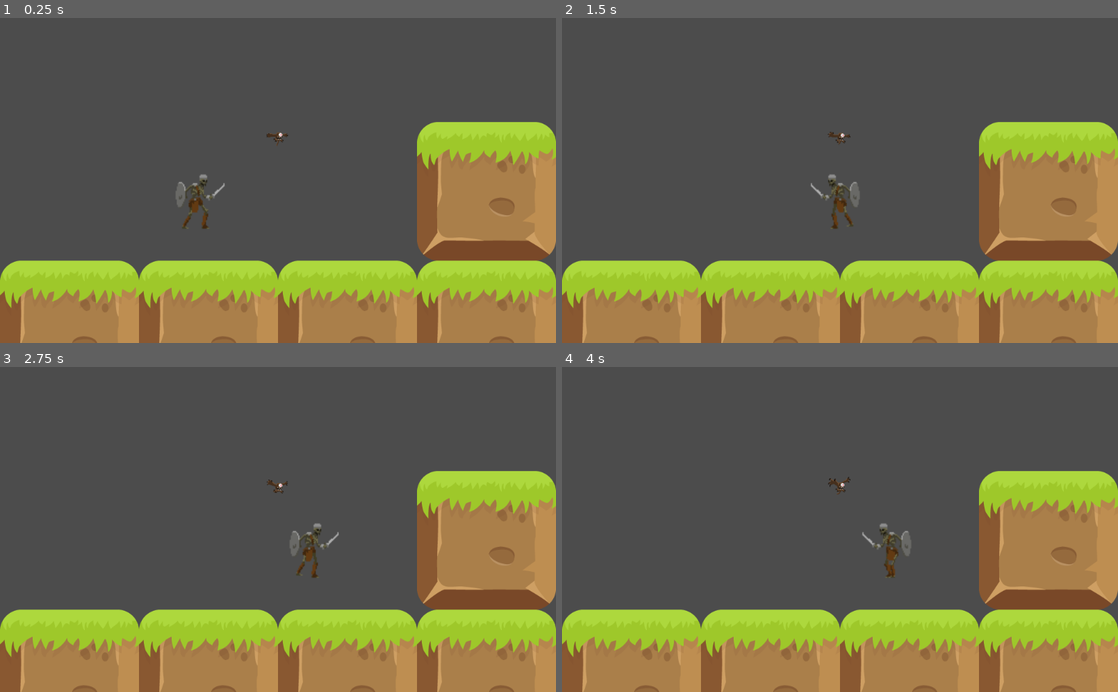
Above: before the commit, frames 1-4 (two rows, left to right).
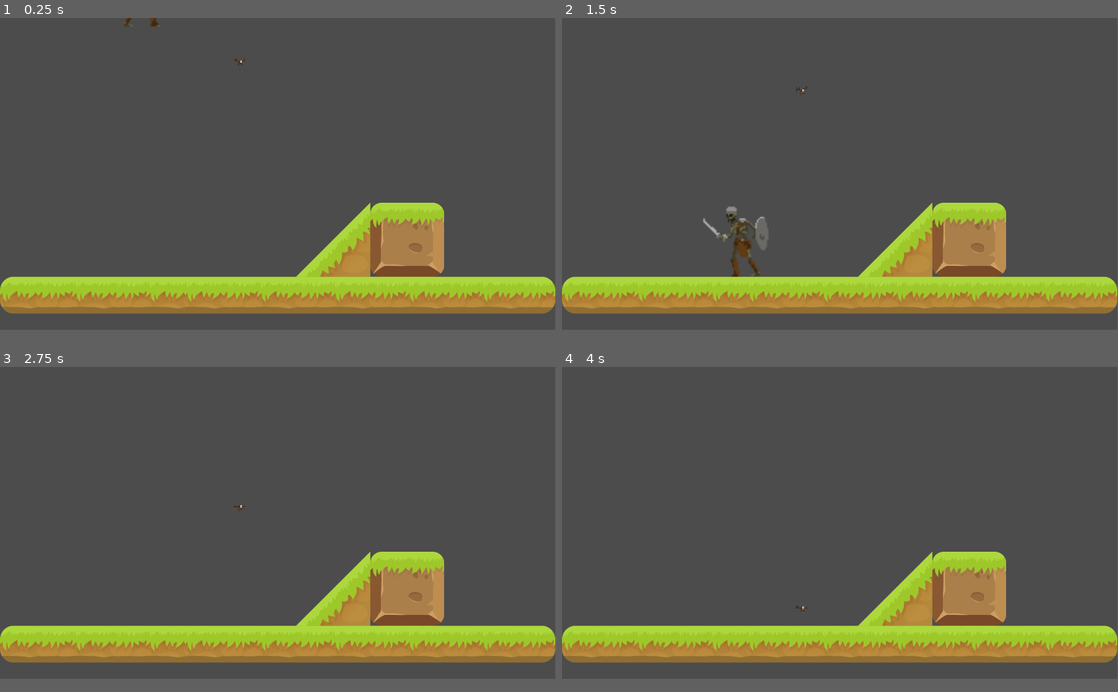
Above: after the commit, the same moments.

Repository: scottmpowell/701gameProject
Game: Godot game, scene res://Scenes/Game.tscn
The game is run twice, just before and just after one commit, with the same random seed, the same clock (stepped at 60 frames per second) and the same inputs.
Inputs:
- Up to frame 1 (0.25 s): no input
- Up to frame 2 (1.5 s): tap Enter (ui_accept) at 0.5, 0.77 s; hold Right (ui_right) 0.53-1.28 s; hold Left (ui_left) from 1.28 s (still down)
- Up to frame 3 (2.75 s): tap Enter (ui_accept) at 1.52 s; release Left (ui_left) at 2.03 s; hold Right (ui_right) from 2.03 s (still down)
- Up to frame 4 (4 s): tap Enter (ui_accept) at 3.02, 3.77 s; release Right (ui_right) at 3.53 s; hold Left (ui_left) from 3.53 s (still down)
The window is 800x468 before the commit and 799x449 after it. Grey fills any space a smaller window leaves; there, only what the larger window draws over its background counts as a difference.

The runs differ from the first frame. In frame 1, 28% of the frame differs, in the area x 0-100%, y 0-100%; in frame 2, 28%; in frame 3, 28%; in frame 4, 27%.

Commit message:
Player passes through tilemap, despite collision indicating it shouldn't...

Diff:
--- a/godotPlayground/Scenes/Game.tscn
+++ b/godotPlayground/Scenes/Game.tscn
@@ -19,12 +19,51 @@
 0/shape_one_way_margin = 0.0
 0/shapes = [  ]
 0/z_index = 0
+1/name = "Level_1_256x256.png 1"
+1/texture = ExtResource( 2 )
+1/tex_offset = Vector2( 0, 0 )
+1/modulate = Color( 1, 1, 1, 1 )
+1/region = Rect2( 311, 822, 507, 199 )
+1/tile_mode = 0
+1/occluder_offset = Vector2( 0, 0 )
+1/navigation_offset = Vector2( 0, 0 )
+1/shape_offset = Vector2( 0, 0 )
+1/shape_transform = Transform2D( 1, 0, 0, 1, 0, 0 )
+1/shape_one_way = false
+1/shape_one_way_margin = 0.0
+1/shapes = [  ]
+1/z_index = 0
+2/name = "Level_1_256x256.png 2"
+2/texture = ExtResource( 2 )
+2/tex_offset = Vector2( 0, 0 )
+2/modulate = Color( 1, 1, 1, 1 )
+2/region = Rect2( 768, 1024, 768, 128 )
+2/tile_mode = 0
+2/occluder_offset = Vector2( 0, 0 )
+2/navigation_offset = Vector2( 0, 0 )
+2/shape_offset = Vector2( 0, 0 )
+2/shape_transform = Transform2D( 1, 0, 0, 1, 0, 0 )
+2/shape_one_way = false
+2/shape_one_way_margin = 0.0
+2/shapes = [  ]
+2/z_index = 0
+3/name = "Level_1_256x256.png 3"
+3/texture = ExtResource( 2 )
+3/tex_offset = Vector2( 0, 0 )
+3/modulate = Color( 1, 1, 1, 1 )
+3/region = Rect2( 0, 256, 256, 256 )
+3/tile_mode = 0
+3/occluder_offset = Vector2( 0, 0 )
+3/navigation_offset = Vector2( 0, 0 )
+3/shape_offset = Vector2( 0, 0 )
+3/shape_transform = Transform2D( 1, 0, 0, 1, 0, 0 )
+3/shape_one_way = false
+3/shape_one_way_margin = 0.0
+3/shapes = [  ]
+3/z_index = 0
 
-[sub_resource type="RectangleShape2D" id=2]
-extents = Vector2( 75.1877, 515.575 )
-
-[sub_resource type="RectangleShape2D" id=3]
-extents = Vector2( 114.155, 110.662 )
+[sub_resource type="RectangleShape2D" id=13]
+extents = Vector2( 1599.78, 10 )
 
 [sub_resource type="AtlasTexture" id=4]
 flags = 4
@@ -74,34 +113,41 @@
 "speed": 5.0
 } ]
 
+[sub_resource type="CircleShape2D" id=14]
+radius = 15.3721
+
 [node name="Game" type="Node2D"]
 
 [node name="Player" parent="." instance=ExtResource( 1 )]
-position = Vector2( 353.422, 336.99 )
+light_mask = 0
+position = Vector2( 565.565, -276.185 )
+scale = Vector2( 5, 5 )
+speed = Vector2( 150, 350 )
 
 [node name="TileMap" type="TileMap" parent="."]
 tile_set = SubResource( 1 )
-collision_use_parent = true
+collision_mask = 31
 format = 1
-tile_data = PoolIntArray( 196620, 0, 0, 458752, 0, 0, 458756, 0, 0, 458760, 0, 0, 458764, 0, 0 )
+tile_data = PoolIntArray( 655376, 3, 0, 655380, 0, 0, 917504, 2, 0, 917514, 2, 0, 917522, 2, 0 )
 
 [node name="StaticBody2D" type="StaticBody2D" parent="TileMap"]
 
-[node name="ground" type="CollisionShape2D" parent="TileMap/StaticBody2D"]
-position = Vector2( 514.088, 521.975 )
-rotation = 1.5708
-shape = SubResource( 2 )
+[node name="CollisionShape2D" type="CollisionShape2D" parent="TileMap/StaticBody2D"]
+position = Vector2( 445.422, 959.147 )
+shape = SubResource( 13 )
+disabled = true
 
-[node name="StaticBody2D2" type="StaticBody2D" parent="TileMap"]
-position = Vector2( 0, -6.22668 )
+[node name="RigidBody2D" type="RigidBody2D" parent="."]
+position = Vector2( 825.31, 147.462 )
+collision_layer = 31
+collision_mask = 31
 
-[node name="CollisionShape2D" type="CollisionShape2D" parent="TileMap/StaticBody2D2"]
-position = Vector2( 896.244, 324.287 )
-shape = SubResource( 3 )
-
-[node name="Bat" type="AnimatedSprite" parent="."]
-position = Vector2( 508.108, 218.246 )
+[node name="Bat" type="AnimatedSprite" parent="RigidBody2D"]
 frames = SubResource( 12 )
 animation = "Bat"
-frame = 6
+frame = 2
 playing = true
+
+[node name="CollisionShape2D" type="CollisionShape2D" parent="RigidBody2D"]
+position = Vector2( 5.05115, 2.24493 )
+shape = SubResource( 14 )
--- a/godotPlayground/Scenes/Player.tscn
+++ b/godotPlayground/Scenes/Player.tscn
@@ -48,42 +48,42 @@
 
 [sub_resource type="AtlasTexture" id=9]
 flags = 4
-atlas = ExtResource( 1 )
+atlas = ExtResource( 4 )
 region = Rect2( 0, 0, 150, 150 )
 
 [sub_resource type="AtlasTexture" id=10]
 flags = 4
-atlas = ExtResource( 1 )
+atlas = ExtResource( 4 )
 region = Rect2( 150, 0, 150, 150 )
 
 [sub_resource type="AtlasTexture" id=11]
 flags = 4
-atlas = ExtResource( 1 )
+atlas = ExtResource( 4 )
 region = Rect2( 300, 0, 150, 150 )
 
 [sub_resource type="AtlasTexture" id=12]
 flags = 4
-atlas = ExtResource( 1 )
+atlas = ExtResource( 4 )
 region = Rect2( 450, 0, 150, 150 )
 
 [sub_resource type="AtlasTexture" id=13]
 flags = 4
-atlas = ExtResource( 4 )
+atlas = ExtResource( 1 )
 region = Rect2( 0, 0, 150, 150 )
 
 [sub_resource type="AtlasTexture" id=14]
 flags = 4
-atlas = ExtResource( 4 )
+atlas = ExtResource( 1 )
 region = Rect2( 150, 0, 150, 150 )
 
 [sub_resource type="AtlasTexture" id=15]
 flags = 4
-atlas = ExtResource( 4 )
+atlas = ExtResource( 1 )
 region = Rect2( 300, 0, 150, 150 )
 
 [sub_resource type="AtlasTexture" id=16]
 flags = 4
-atlas = ExtResource( 4 )
+atlas = ExtResource( 1 )
 region = Rect2( 450, 0, 150, 150 )
 
 [sub_resource type="SpriteFrames" id=17]
@@ -95,35 +95,40 @@
 }, {
 "frames": [ SubResource( 9 ), SubResource( 10 ), SubResource( 11 ), SubResource( 12 ) ],
 "loop": true,
-"name": "Idle",
+"name": "Walk",
 "speed": 5.0
 }, {
 "frames": [ SubResource( 13 ), SubResource( 14 ), SubResource( 15 ), SubResource( 16 ) ],
 "loop": true,
-"name": "Walk",
+"name": "Idle",
 "speed": 5.0
 } ]
 
 [sub_resource type="RectangleShape2D" id=18]
-extents = Vector2( 13.102, 25.4968 )
+extents = Vector2( 16.1727, 25.4968 )
 
 [node name="Player" type="KinematicBody2D"]
 position = Vector2( 469.89, 258.89 )
-scale = Vector2( 2, 2 )
+collision_layer = 2
+collision_mask = 13
 script = ExtResource( 2 )
 
 [node name="Skeleton" type="AnimatedSprite" parent="."]
 frames = SubResource( 17 )
 animation = "Idle"
-frame = 1
+frame = 3
 speed_scale = 2.0
 playing = true
 
 [node name="AnimatedSprite" type="AnimatedSprite" parent="."]
 
 [node name="SkeletonHitBox" type="CollisionShape2D" parent="."]
-position = Vector2( 3.77979, 0.629959 )
 shape = SubResource( 18 )
 
 [node name="Mushroom" parent="." instance=ExtResource( 5 )]
 visible = false
+
+[node name="PlatformDetector" type="RayCast2D" parent="."]
+position = Vector2( 0, 25 )
+cast_to = Vector2( 0, 10 )
+collision_mask = 13
--- a/godotPlayground/Scripts/Actor.gd
+++ b/godotPlayground/Scripts/Actor.gd
@@ -6,12 +6,13 @@
 export var speed = Vector2(5.0, 350.0)
 onready var gravity = ProjectSettings.get("physics/2d/default_gravity")
 
-
+var FLOOR_NORMAL = Vector2.UP
+var _velocity = Vector2.ZERO
 # Called when the node enters the scene tree for the first time.
 func _ready():
 	pass # Replace with function body.
 
 
 # Called every frame. 'delta' is the elapsed time since the previous frame.
-#func _process(delta):
-#	pass
+func _physics_process(delta):
+	_velocity.y += gravity * delta
--- a/godotPlayground/Scripts/Player.gd
+++ b/godotPlayground/Scripts/Player.gd
@@ -5,11 +5,10 @@
 var jumpvelocity = -150
 var gravityscale = 1
 var walkspeed = 500
-
+var FLOOR_DETECT_DISTANCE = 20
 # 0 is left, 1 is right
-var direction = Vector2.ZERO
+var direction = Vector2.ONE
 var form = "Skeleton"
-
 # Called when the node enters the scene tree for the first time.\
 func _ready():
 	pass # Replace with function body.
@@ -31,8 +30,6 @@
 		direction.x = 0
 
 
-
-
 # Called every frame. 'delta' is the elapsed time since the previous frame.
 #func _process(delta):
 #	pass
@@ -42,13 +39,18 @@
 func _physics_process(delta):
 	get_input()
 
-
+	var snap_vector = Vector2.DOWN * FLOOR_DETECT_DISTANCE if direction.y == 0.0 else Vector2.ZERO
+	var velocity = calculate_move_velocity()
 	#velocity.y += gravity * delta
+	var is_on_platform = $PlatformDetector.is_colliding()
+	print(is_on_platform)
+	velocity = move_and_slide_with_snap(
+		velocity, snap_vector, FLOOR_NORMAL, not is_on_platform, 4, 0.9, false
+	)
 
 	if direction.x < 0:
 		$Skeleton.flip_h = true
 	elif direction.x > 0:
 		$Skeleton.flip_h = false
-	var velocity = calculate_move_velocity()
-	#velocity.y = 2
-	move_and_collide(velocity)
+	var collision = move_and_slide(velocity)
+	#print(collision)
--- a/godotPlayground/project.godot
+++ b/godotPlayground/project.godot
@@ -23,6 +23,22 @@
 config/name="godotPlayground"
 run/main_scene="res://Scenes/Game.tscn"
 
+[display]
+
+window/size/width=1920
+window/size/height=1080
+
+[layer_names]
+
+2d_render/layer_1="Walls"
+2d_physics/layer_1="Walls"
+2d_render/layer_2="Player"
+2d_physics/layer_2="Player"
+2d_render/layer_3="Enemies"
+2d_physics/layer_3="Enemies"
+2d_render/layer_4="Pickups"
+2d_physics/layer_4="Pickups"
+
 [rendering]
 
 environment/default_environment="res://default_env.tres"
